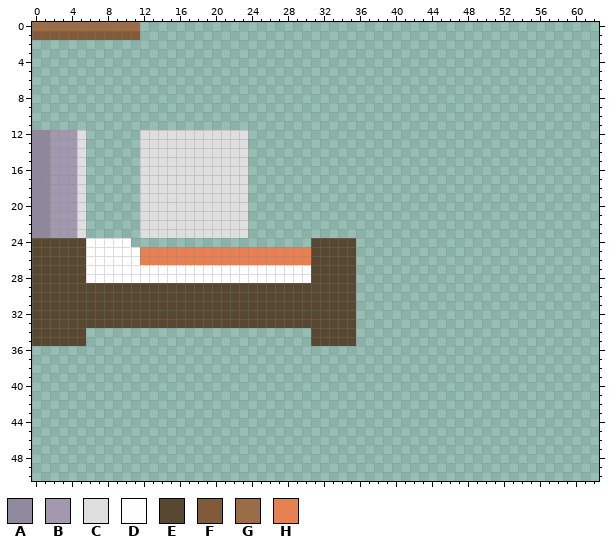
Sprite sheet -- res/img/tilesheet.png. The picture above was drawn from the file before the commit.
The file is 100x100 pixels. Colours within 5 levels of each other are drawn and written as one. Shown: x 0..62, y 0..50.
Palette (. is transparent): A #90899e  B #a299ae  C #dfdfdf  D #fefefe  E #584731  F #815a3a  G #9b6c46  H #e88151
Pixels before (only the part around the change), first column x 0:
 0 GGGGGGGGGGGG...................................................
 1 FFFFFFFFFFFF...................................................
 2 ...............................................................
 3 ...............................................................
 4 ...............................................................
 5 ...............................................................
 6 ...............................................................
 7 ...............................................................
 8 ...............................................................
 9 ...............................................................
10 ...............................................................
11 ...............................................................
12 AABBBC......CCCCCCCCCCCC.......................................
13 AABBBC......CCCCCCCCCCCC.......................................
14 AABBBC......CCCCCCCCCCCC.......................................
15 AABBBC......CCCCCCCCCCCC.......................................
16 AABBBC......CCCCCCCCCCCC.......................................
17 AABBBC......CCCCCCCCCCCC.......................................
18 AABBBC......CCCCCCCCCCCC.......................................
19 AABBBC......CCCCCCCCCCCC.......................................
20 AABBBC......CCCCCCCCCCCC.......................................
21 AABBBC......CCCCCCCCCCCC.......................................
22 AABBBC......CCCCCCCCCCCC.......................................
23 AABBBC......CCCCCCCCCCCC.......................................
24 EEEEEEDDDDD....................EEEEE...........................
25 EEEEEEDDDDDDHHHHHHHHHHHHHHHHHHHEEEEE...........................
26 EEEEEEDDDDDDHHHHHHHHHHHHHHHHHHHEEEEE...........................
27 EEEEEEDDDDDDDDDDDDDDDDDDDDDDDDDEEEEE...........................
28 EEEEEEDDDDDDDDDDDDDDDDDDDDDDDDDEEEEE...........................
29 EEEEEEEEEEEEEEEEEEEEEEEEEEEEEEEEEEEE...........................
30 EEEEEEEEEEEEEEEEEEEEEEEEEEEEEEEEEEEE...........................
31 EEEEEEEEEEEEEEEEEEEEEEEEEEEEEEEEEEEE...........................
32 EEEEEEEEEEEEEEEEEEEEEEEEEEEEEEEEEEEE...........................
33 EEEEEEEEEEEEEEEEEEEEEEEEEEEEEEEEEEEE...........................
34 EEEEEE.........................EEEEE...........................
35 EEEEEE.........................EEEEE...........................
36 ...............................................................
37 ...............................................................
38 ...............................................................
39 ...............................................................
40 ...............................................................
41 ...............................................................
42 ...............................................................
43 ...............................................................
44 ...............................................................
45 ...............................................................
46 ...............................................................
47 ...............................................................
48 ...............................................................
49 ...............................................................
50 ...............................................................
Once edited:
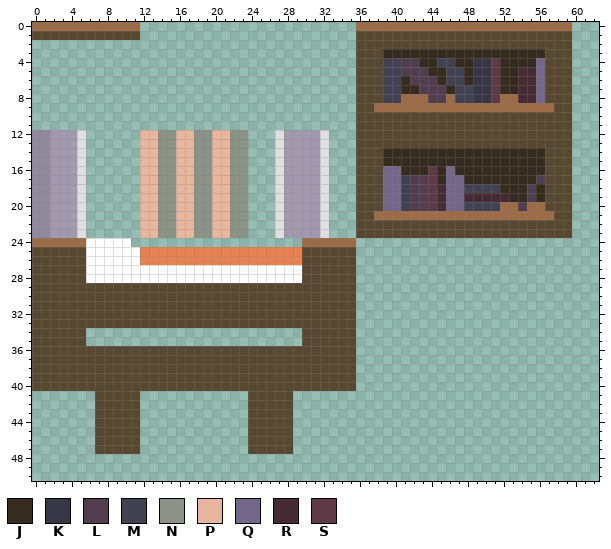
Colours new in this view: J #352b1e  K #363646  L #523d4f  M #424152  N #8b9386  P #e8b69e  Q #74688a  R #462a34  S #5e3946
From old to new:
Changed rows in their new state; - is an unchanged pixel.
first column x 0:
 0 ------------------------------------GGGGGGGGGGGGGGGGGGGGGGGG
 1 EEEEEEEEEEEE------------------------EEEEEEEEEEEEEEEEEEEEEEEE
 2 ------------------------------------EEEEEEEEEEEEEEEEEEEEEEEE
 3 ------------------------------------EEEJJJJJJJJJJJJJJJJJJEEE
 4 ------------------------------------EEEMMLLJJMMJJKKSJJJJQEEE
 5 ------------------------------------EEEMMLLLJJMMJKKSJJRRQEEE
 6 ------------------------------------EEEMMJLLLJMMJKKSJJRRQEEE
 7 ------------------------------------EEEMMJJLLLJMMKKSJJRRQEEE
 8 ------------------------------------EEEMMGGGLLGMMKKSGGRRQEEE
 9 ------------------------------------EEGGGGGGGGGGGGGGGGGGGGEE
10 ------------------------------------EEEEEEEEEEEEEEEEEEEEEEEE
11 ------------------------------------EEEEEEEEEEEEEEEEEEEEEEEE
12 ------------PPNNPPNNPPNN---CBBBBC---EEEEEEEEEEEEEEEEEEEEEEEE
13 ------------PPNNPPNNPPNN---CBBBBC---EEEEEEEEEEEEEEEEEEEEEEEE
14 ------------PPNNPPNNPPNN---CBBBBC---EEEJJJJJJJJJJJJJJJJJJEEE
15 ------------PPNNPPNNPPNN---CBBBBC---EEEJJJJJJJJJJJJJJJJJJEEE
16 ------------PPNNPPNNPPNN---CBBBBC---EEEQQJJJSJQJJJJJJJJJJEEE
17 ------------PPNNPPNNPPNN---CBBBBC---EEEQQMLLSJQQJJJJJJJJLEEE
18 ------------PPNNPPNNPPNN---CBBBBC---EEEQQMLLSRQQMMMMJJJLJEEE
19 ------------PPNNPPNNPPNN---CBBBBC---EEEQQMLLSRQQRRRRRJJLJEEE
20 ------------PPNNPPNNPPNN---CBBBBC---EEEQQMLLSRQQMMMMGGLGGEEE
21 ------------PPNNPPNNPPNN---CBBBBC---EEGGGGGGGGGGGGGGGGGGGGEE
22 ------------PPNNPPNNPPNN---CBBBBC---EEEEEEEEEEEEEEEEEEEEEEEE
23 ------------PPNNPPNNPPNN---CBBBBC---EEEEEEEEEEEEEEEEEEEEEEEE
24 GGGGGG------------------------GGGGGG------------------------
25 ------------------------------E-----------------------------
26 ------------------------------E-----------------------------
27 ------------------------------E-----------------------------
28 ------------------------------E-----------------------------
first column x 0:
34 ------------------------------E-----
35 ------------------------------E-----
36 EEEEEEEEEEEEEEEEEEEEEEEEEEEEEEEEEEEE
37 EEEEEEEEEEEEEEEEEEEEEEEEEEEEEEEEEEEE
38 EEEEEEEEEEEEEEEEEEEEEEEEEEEEEEEEEEEE
39 EEEEEEEEEEEEEEEEEEEEEEEEEEEEEEEEEEEE
40 EEEEEEEEEEEEEEEEEEEEEEEEEEEEEEEEEEEE
41 -------EEEEE------------EEEEE-------
42 -------EEEEE------------EEEEE-------
43 -------EEEEE------------EEEEE-------
44 -------EEEEE------------EEEEE-------
45 -------EEEEE------------EEEEE-------
46 -------EEEEE------------EEEEE-------
47 -------EEEEE------------EEEEE-------
